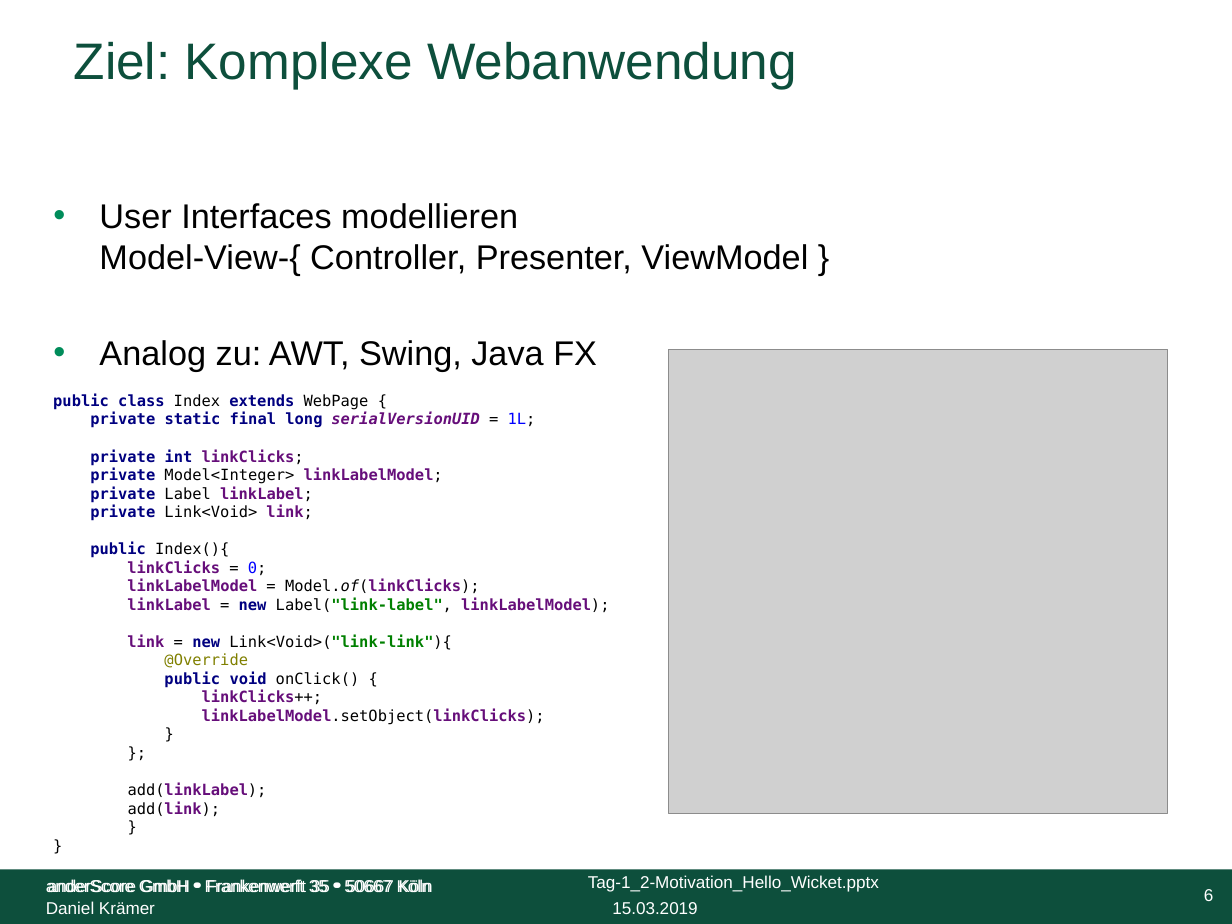
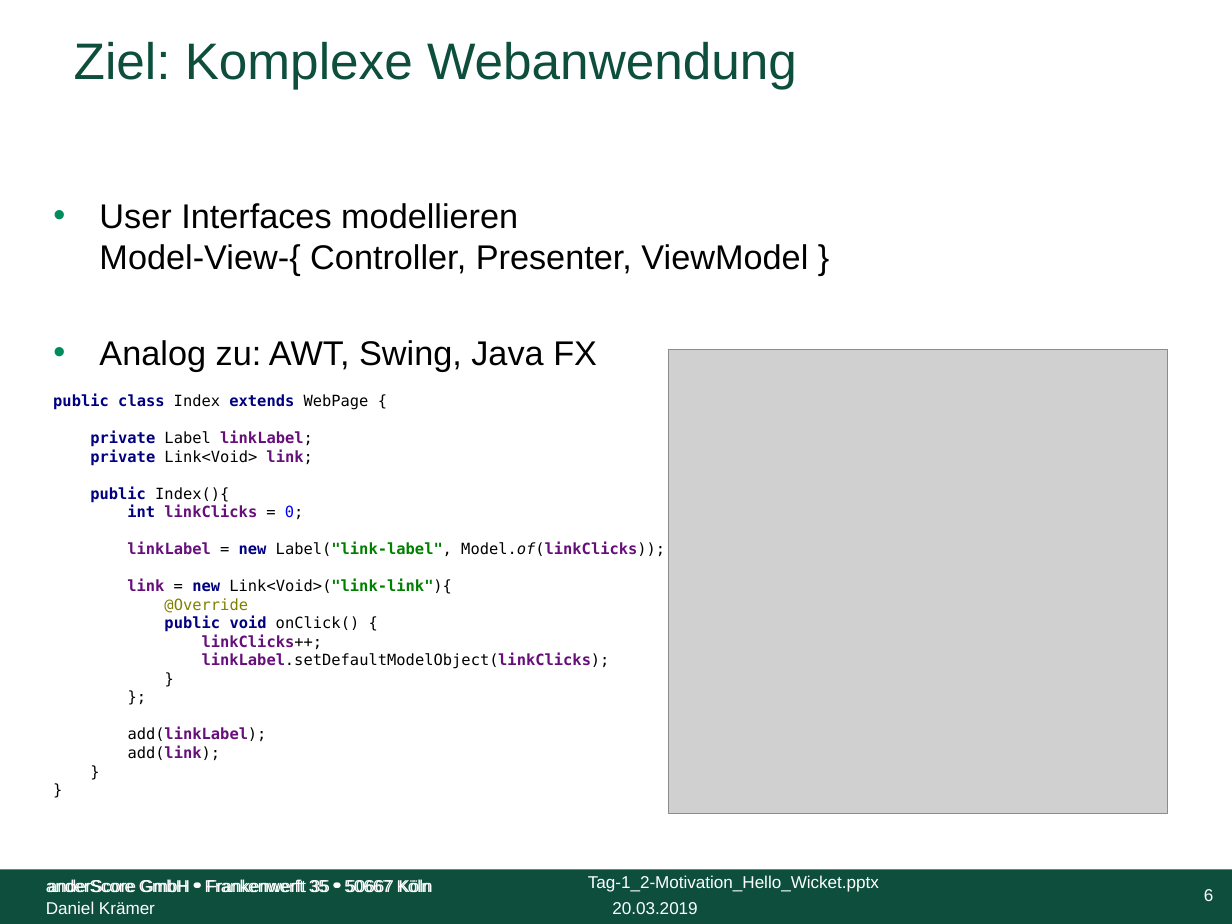
Before and after one commit to anderscore-gmbh/wicket-training, a slide deck: slide 6 of slides/Tag-1_2-Motivation_Hello_Wicket.pptx. Drawn at 1232x924 pixels with LibreOffice and Linux fonts; fonts in the diff are those of the drawing; grey boxes stand for pictures; background and template pictures are left out. Boxes give left, top, right and bottom in pixels: in the first picture for what was removed or moved away, otherwise in the second. Text is boxed around its words. In the diff, an @@ line names an element or a change of style, - is before the commit and + after.

```diff
--- a/slides/Tag-1_2-Motivation_Hello_Wicket.pptx
+++ b/slides/Tag-1_2-Motivation_Hello_Wicket.pptx
@@ text at bbox=[53, 393, 665, 761]: text changed; text colour #660E7A to #000000 @@
-public class Index extends WebPage {
-private static final long serialVersionUID = 1L;
-private int linkClicks;
-private Model<Integer> linkLabelModel;
-private Label linkLabel;
-private Link<Void> link;
-public Index(){
-linkClicks = 0;
-linkLabelModel = Model.of(linkClicks);
-linkLabel = new Label("link-label", linkLabelModel);
-link = new Link<Void>("link-link"){
-@Override
-public void onClick() {
-linkClicks++;
-linkLabelModel.setObject(linkClicks);
-}
-};
-add(linkLabel);
-add(link);
-}
-}
+public class Index extends WebPage {
+private Label linkLabel;
+private Link<Void> link;
+public Index(){
+int linkClicks = 0;
+linkLabel = new Label("link-label", Model.of(linkClicks));
+link = new Link<Void>("link-link"){
+@Override
+public void onClick() {
+linkClicks++;
+linkLabel.setDefaultModelObject(linkClicks);
+}
+};
+add(linkLabel);
+add(link);
+}
+}
@@ text at bbox=[612, 902, 697, 914]: text changed @@
-15.03.2019
+20.03.2019
```
Also in this commit, not shown: 24 other slides changed, 6 other files.
